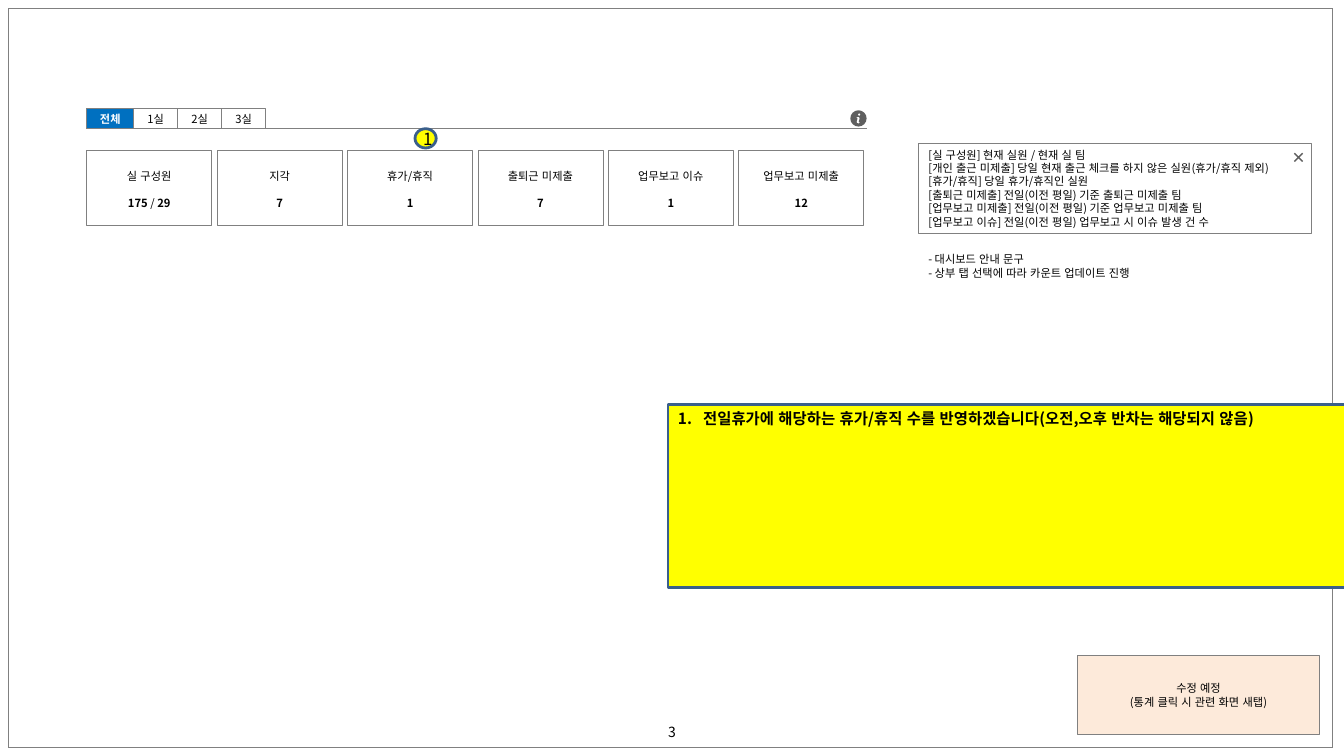
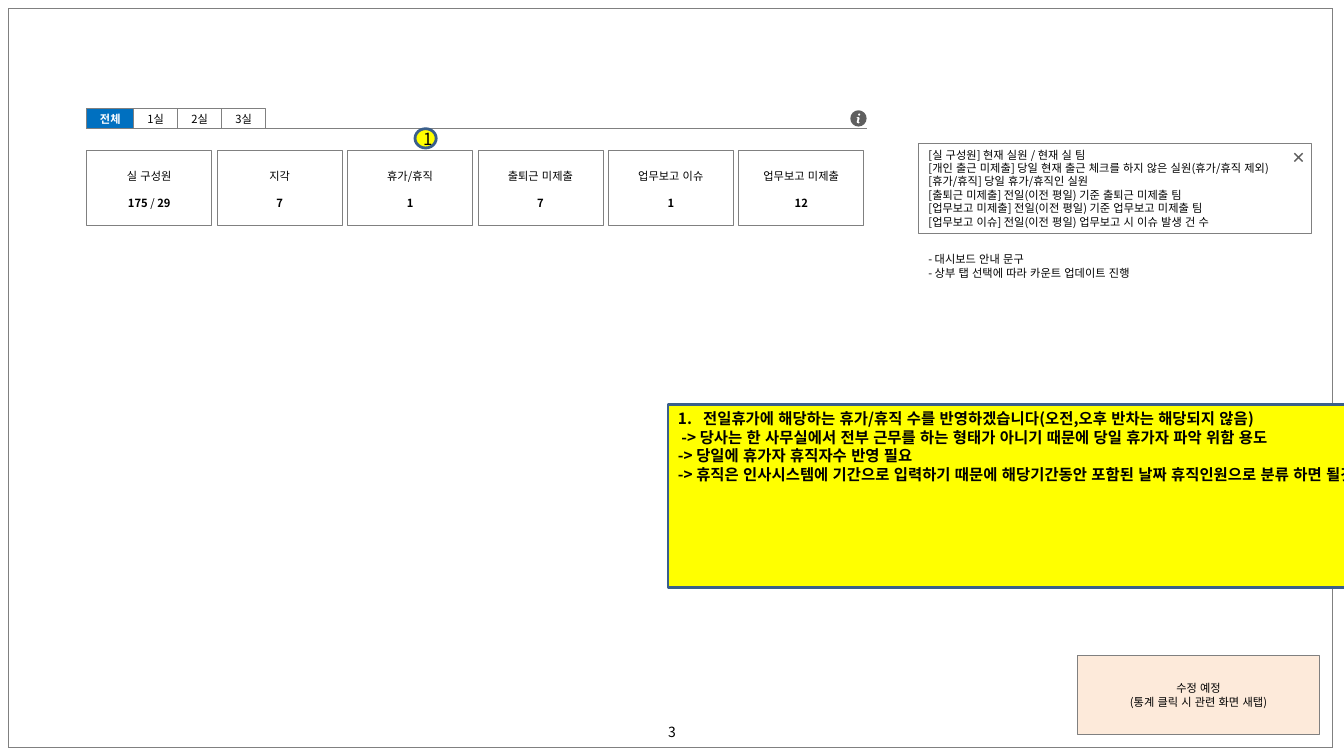
Before and after one commit to yamdeng/coms_groupware, a slide deck: slide 3 of docs/컴즈_인트라넷 시스템_화면 설계서_V0.80_안용성질의사항_1011.pptx. Drawn at 1344x756 pixels with LibreOffice and Linux fonts; fonts in the diff are those of the drawing. Boxes give left, top, right and bottom in pixels: in the first picture for what was removed or moved away, otherwise in the second. Text is boxed around its words. In the diff, an @@ line names an element or a change of style, - is before the commit and + after.

```diff
--- a/docs/컴즈_인트라넷 시스템_화면 설계서_V0.80_안용성질의사항_1011.pptx
+++ b/docs/컴즈_인트라넷 시스템_화면 설계서_V0.80_안용성질의사항_1011.pptx
@@ text in rectangle at (696,430,1344,482): paragraphs added @@
+-> 당사는 한 사무실에서 전부 근무를 하는 형태가 아니기 때문에 당일 휴가자 파악 위함 용도
+-> 당일에 휴가자 휴직자수 반영 필요
+-> 휴직은 인사시스템에 기간으로 입력하기 때문에 해당기간동안 포함된 날짜 휴직인원으로 분류 하면 될것으로 사료됨
```
Also in this commit, not shown: 13 other slides changed, 20 other files.
